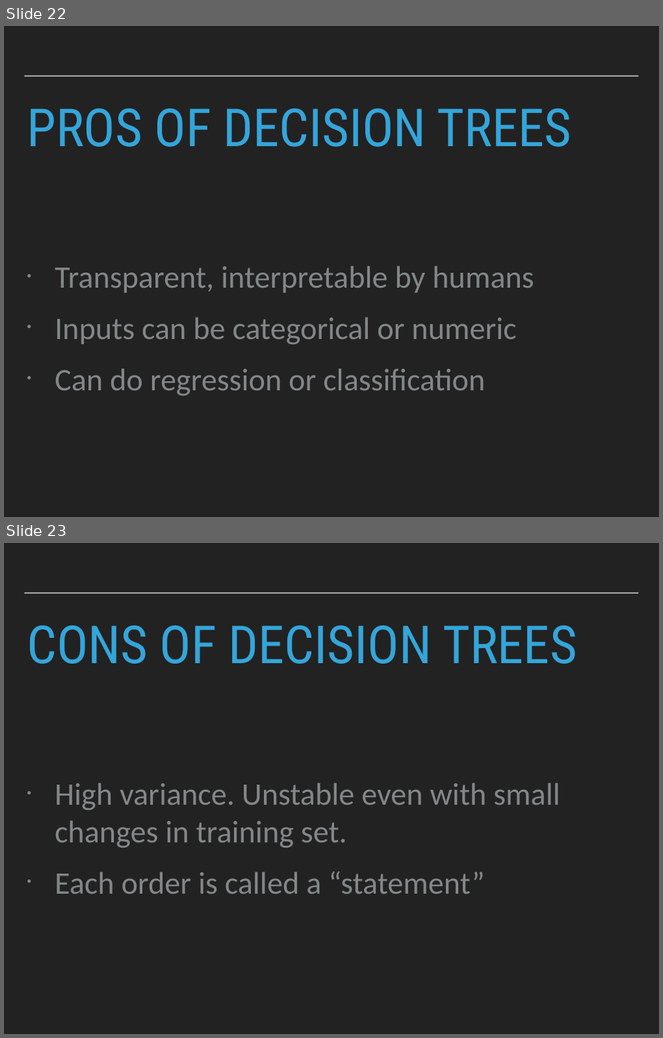
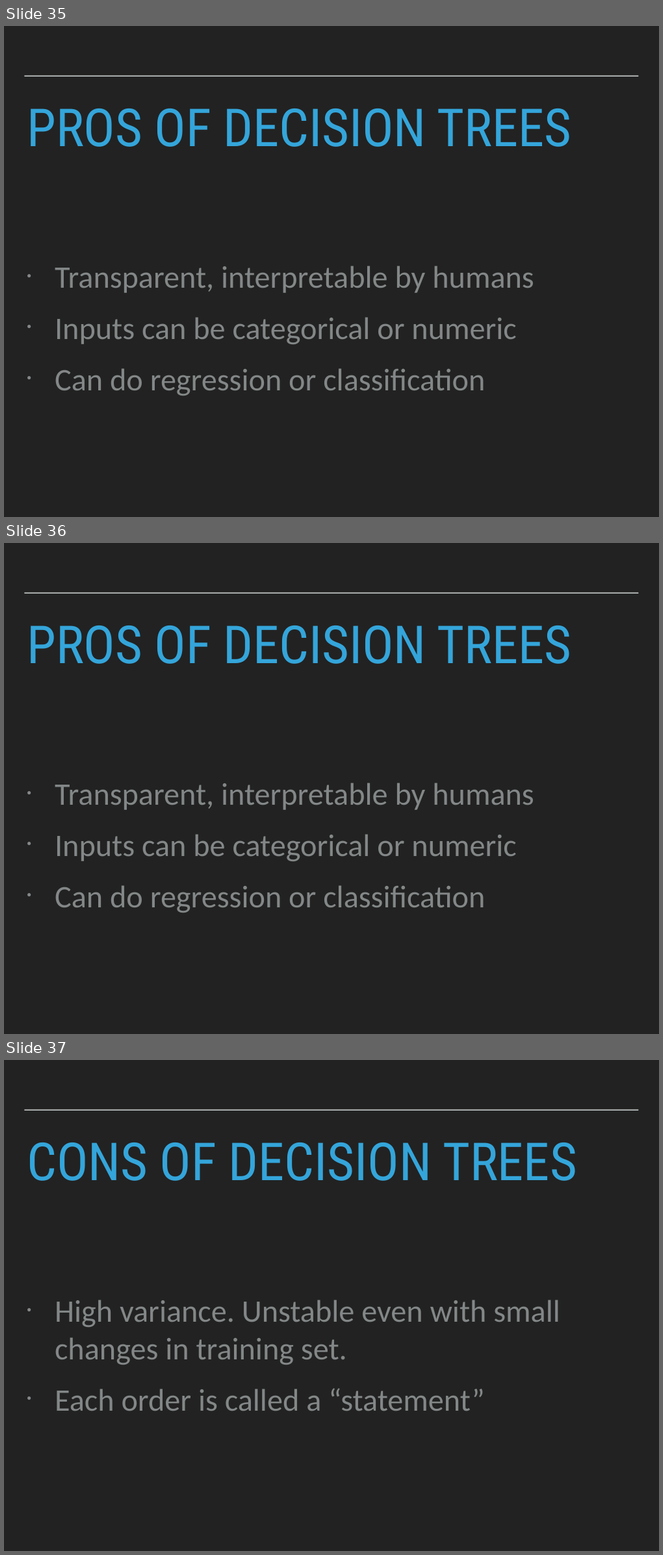
Before and after one commit to patricks1/noble-machine-learning, a slide deck: Session5/Session5_Slides.pptx. Shown one above the other, each under a label of ours: slides 22 and 23 before the commit, slides 35, 36 and 37 after it. The pictures are 663x1038 and 663x1555 pixels, drawn with LibreOffice and Linux fonts; fonts in the diff are those of the drawing. Boxes give left, top, right and bottom in pixels: in the first picture for what was removed or moved away, otherwise in the second. Text is boxed around its words. In the diff, an @@ line names an element or a change of style, - is before the commit and + after.

```diff
--- a/Session5/Session5_Slides.pptx
+++ b/Session5/Session5_Slides.pptx
@@ slide 36 added at (4, 543, 659, 1034), background #222222; not listed: 1 template element that a slide beside it also shows @@
@@ title added at (27, 626, 572, 664), 82 pt, text #34A5DA @@
+PROS OF DECISION TREES
@@ text added at (55, 783, 534, 913), 49 pt, text #838787 @@
+• Transparent, interpretable by humans
+• Inputs can be categorical or numeric
+• Can do regression or classification
@@ what was slide 22 is now slide 35 @@
@@ what was slide 23 is now slide 37 @@
```
Also in this commit, not shown: 2 slides changed, 13 other slides added, 5 other files.
